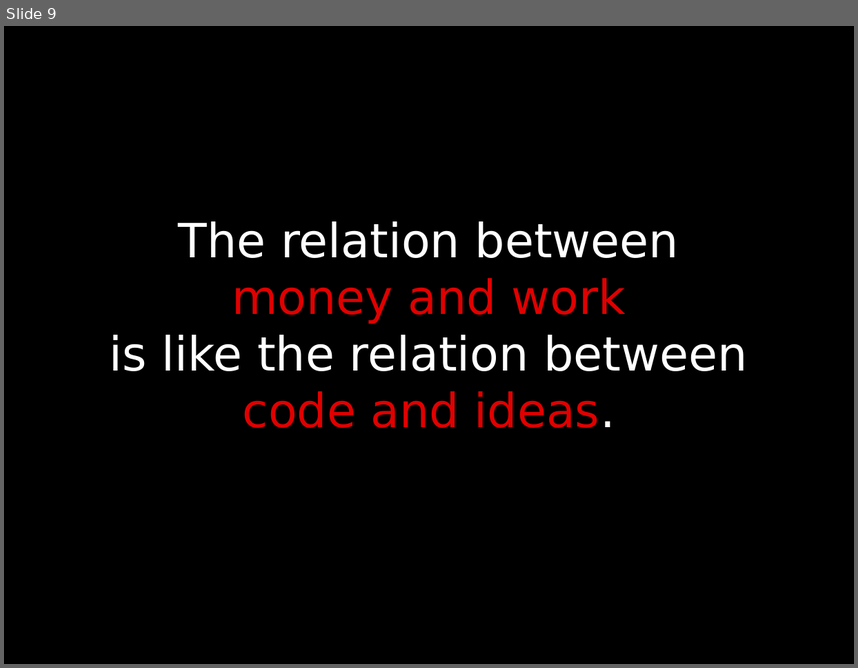
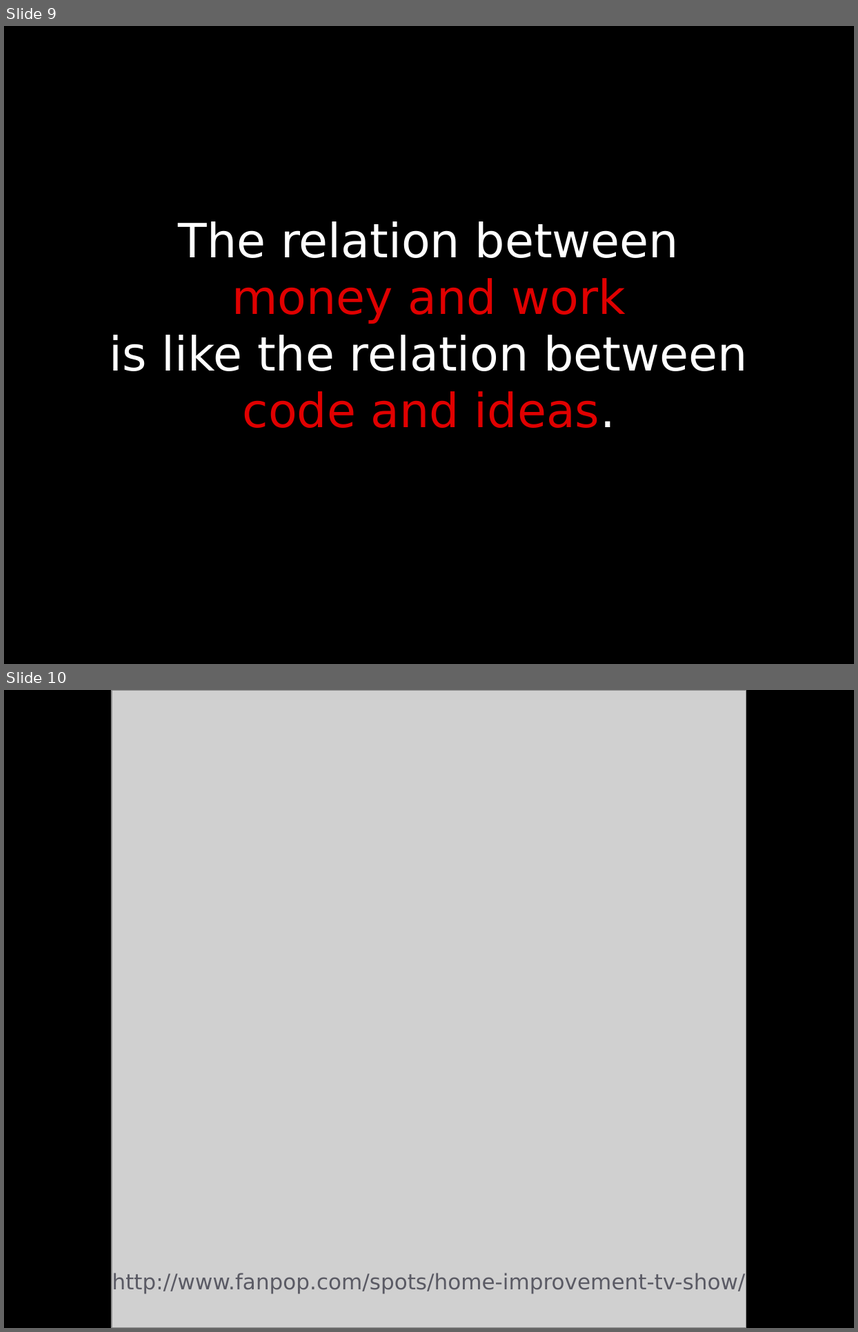
Before and after one commit to b4mboo/slides, a slide deck: general/open_source_tools_2012-08-19.odp. Shown one above the other, each under a label of ours: slide 9 before the commit, slides 9 and 10 after it. The pictures are 858x668 and 858x1332 pixels, drawn with LibreOffice and Linux fonts; fonts in the diff are those of the drawing; grey boxes stand for pictures. Boxes give left, top, right and bottom in pixels: in the first picture for what was removed or moved away, otherwise in the second. Text is boxed around its words. In the diff, an @@ line names an element or a change of style, - is before the commit and + after.

```diff
--- a/general/open_source_tools_2012-08-19.odp
+++ b/general/open_source_tools_2012-08-19.odp
@@ slide 10 added at bbox=[4, 690, 854, 1328], background #FFFFFF; not listed: 1 template element that a slide beside it also shows @@
@@ picture added at bbox=[112, 690, 747, 1328] @@
@@ text added at bbox=[112, 1272, 746, 1293], 20 pt, text #5A5A64 @@
+http://www.fanpop.com/spots/home-improvement-tv-show/
```
Also in this commit, not shown: 19 other slides added, 10 other files.
